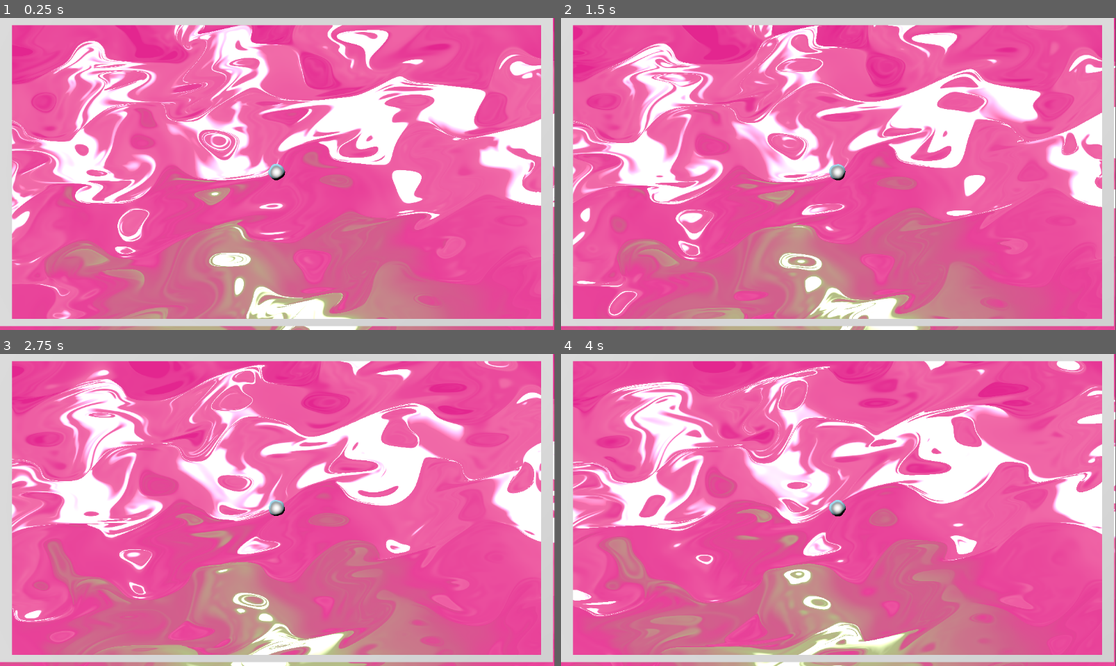
Above: before the commit, frames 1-4 (two rows, left to right).
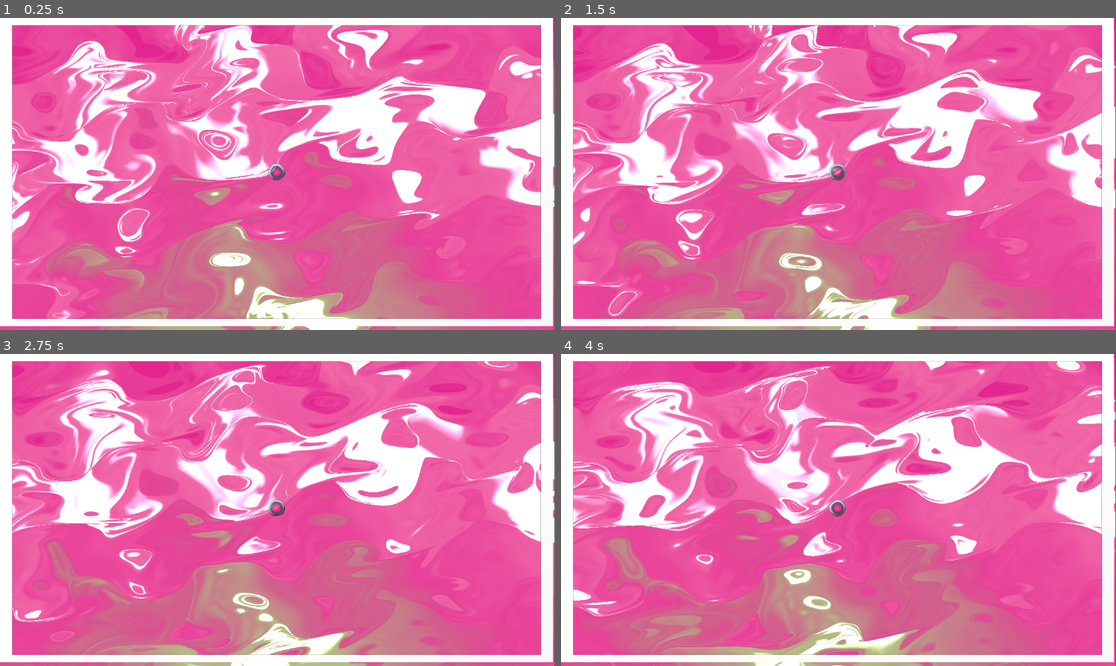
Above: after the commit, the same moments.

Repository: Ultimo-Momento-Responsable/GGJ2025
Game: Godot game, scene res://scenes/viewport.tscn
The game is run twice, just before and just after one commit, with the same random seed, the same clock (stepped at 60 frames per second) and the same inputs. This scene is started directly instead of the project's main scene.
Inputs:
- Up to frame 1 (0.25 s): no input
- Up to frame 2 (1.5 s): no input
- Up to frame 3 (2.75 s): no input
- Up to frame 4 (4 s): no input

The runs differ from the first frame. In frame 1, 8.9% of the frame differs, in the area x 0-100%, y 0-99%; in frame 2, 8.9%; in frame 3, 8.9%; in frame 4, 8.9%.

Commit message:
Update lighting and bubble + gitignore

Diff:
--- a/project.godot
+++ b/project.godot
@@ -56,5 +56,4 @@
 
 [rendering]
 
-renderer/rendering_method="gl_compatibility"
 renderer/rendering_method.mobile="gl_compatibility"
--- a/scenes/arena_base.tscn
+++ b/scenes/arena_base.tscn
@@ -1,13 +1,18 @@
 [gd_scene load_steps=5 format=3 uid="uid://b0ka3t3j4dwb1"]
 
-[ext_resource type="PackedScene" uid="uid://d1d5ot126tfxq" path="res://scenes/game_objects/bubble.tscn" id="2_8abf3"]
-[ext_resource type="PackedScene" uid="uid://btutgdslx4cfa" path="res://scenes/game_objects/limits.tscn" id="2_r4jfj"]
+[ext_resource type="PackedScene" uid="uid://cdafg7k4x56gq" path="res://scenes/game_objects/bubble.tscn" id="2_8abf3"]
+[ext_resource type="PackedScene" path="res://scenes/game_objects/limits.tscn" id="2_r4jfj"]
 
 [sub_resource type="Environment" id="Environment_vhovg"]
 background_energy_multiplier = 1.84
 background_canvas_max_layer = -1
 
 [sub_resource type="Environment" id="Environment_4rdk0"]
+background_color = Color(1, 1, 1, 1)
+ambient_light_source = 2
+ambient_light_color = Color(1, 1, 1, 1)
+reflected_light_source = 1
+glow_bloom = 1.0
 
 [node name="ArenaBase" type="Node3D"]
 
--- a/scenes/game_objects/bubble.tscn
+++ b/scenes/game_objects/bubble.tscn
@@ -1,18 +1,10 @@
-[gd_scene load_steps=7 format=3 uid="uid://cdafg7k4x56gq"]
+[gd_scene load_steps=6 format=3 uid="uid://cdafg7k4x56gq"]
 
 [ext_resource type="Script" path="res://scripts/bubble.gd" id="1_rucui"]
 [ext_resource type="Shader" path="res://scenes/game_objects/bubble.gdshader" id="2_noukl"]
 
-[sub_resource type="StandardMaterial3D" id="StandardMaterial3D_lj0sk"]
-diffuse_mode = 3
-albedo_color = Color(0.536745, 0.780457, 1, 1)
-refraction_scale = 1.0
-detail_enabled = true
-detail_blend_mode = 1
-
 [sub_resource type="ShaderMaterial" id="ShaderMaterial_vfyjj"]
 render_priority = 0
-next_pass = SubResource("StandardMaterial3D_lj0sk")
 shader = ExtResource("2_noukl")
 shader_parameter/fuwafuwa_speed = 3.0
 shader_parameter/fuwafuwa_size = 0.1
--- a/scenes/viewport.tscn
+++ b/scenes/viewport.tscn
@@ -48,7 +48,10 @@
 [node name="SubViewport" type="SubViewport" parent="SubViewportContainer"]
 transparent_bg = true
 handle_input_locally = false
+msaa_3d = 2
 size = Vector2i(1148, 640)
 render_target_update_mode = 4
 
+[node name="DirectionalLight3D" type="DirectionalLight3D" parent="SubViewportContainer/SubViewport"]
+
 [node name="ArenaBase" parent="SubViewportContainer/SubViewport" instance=ExtResource("2_bxpo0")]
Not shown, changed: .gitignore
